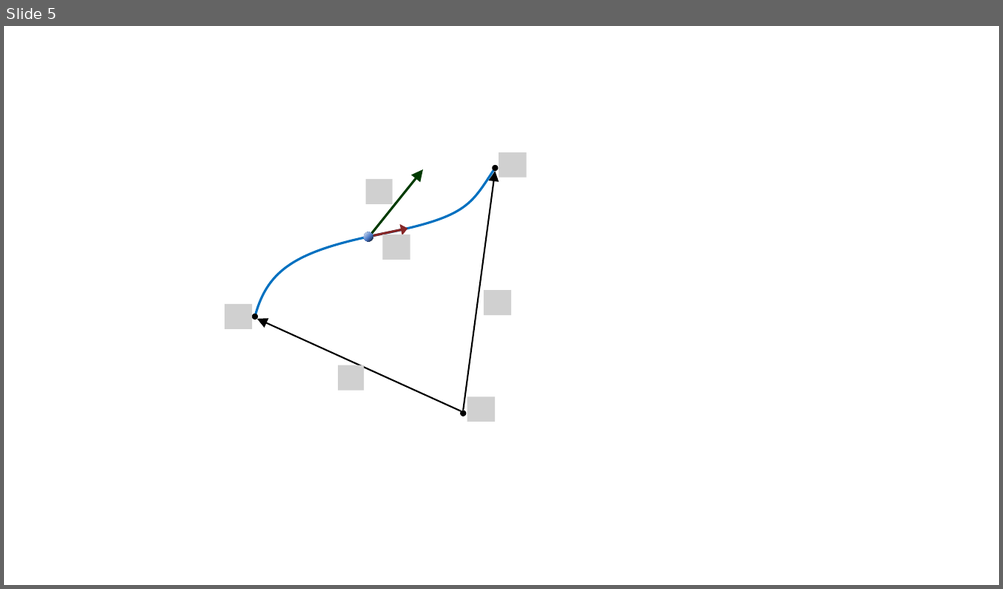
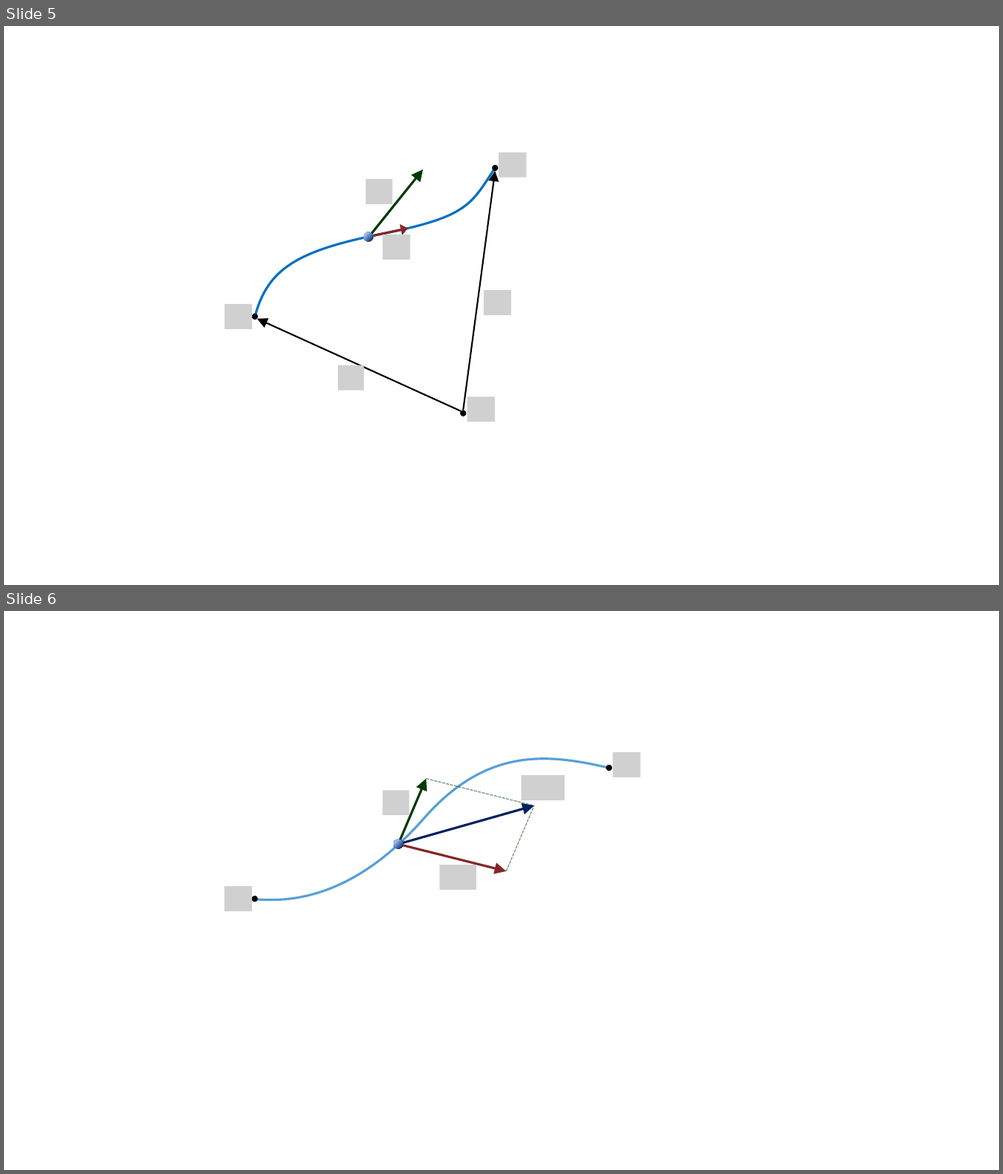
Before and after one commit to pararover/PHY01MJMN01R04_Mechanics, a slide deck: U2-Work-and-Energy/figures/all-figs.pptx. Shown one above the other, each under a label of ours: slide 5 before the commit, slides 5 and 6 after it. The pictures are 1003x589 and 1003x1174 pixels, drawn with LibreOffice and Linux fonts; fonts in the diff are those of the drawing; grey boxes stand for pictures. Boxes give left, top, right and bottom in pixels: in the first picture for what was removed or moved away, otherwise in the second. Text is boxed around its words. In the diff, an @@ line names an element or a change of style, - is before the commit and + after.

```diff
--- a/U2-Work-and-Energy/figures/all-figs.pptx
+++ b/U2-Work-and-Energy/figures/all-figs.pptx
@@ slide 6 added at <box>4,611,999,1170</box>, background #FFFFFF @@
@@ freeform shape added at <box>256,759,606,900</box>, outline #0070C0 2.25 pt @@
@@ ellipse added at <box>606,765,612,771</box>, fill #000000 @@
@@ picture added at <box>613,752,640,777</box> @@
@@ arrow added from (398, 845) to (427, 779), #003A00 2.25 pt @@
@@ line added from (427, 779) to (534, 806), #003A00 1 pt dashed @@
@@ picture added at <box>521,775,564,800</box> @@
@@ picture added at <box>382,790,409,815</box> @@
@@ arrow added from (398, 845) to (534, 806), #002060 2.25 pt @@
@@ line added from (506, 871) to (534, 806), #003A00 1 pt dashed @@
@@ ellipse added at <box>393,840,403,849</box>, fill gradient #DEEBF7 to #4D79C7 to #080E1A @@
@@ arrow added from (398, 845) to (506, 871), #862626 2.25 pt @@
@@ picture added at <box>440,865,476,890</box> @@
@@ picture added at <box>224,886,252,911</box> @@
@@ ellipse added at <box>252,896,258,902</box>, fill #000000 @@
```
Also in this commit, not shown: 3 other files.
